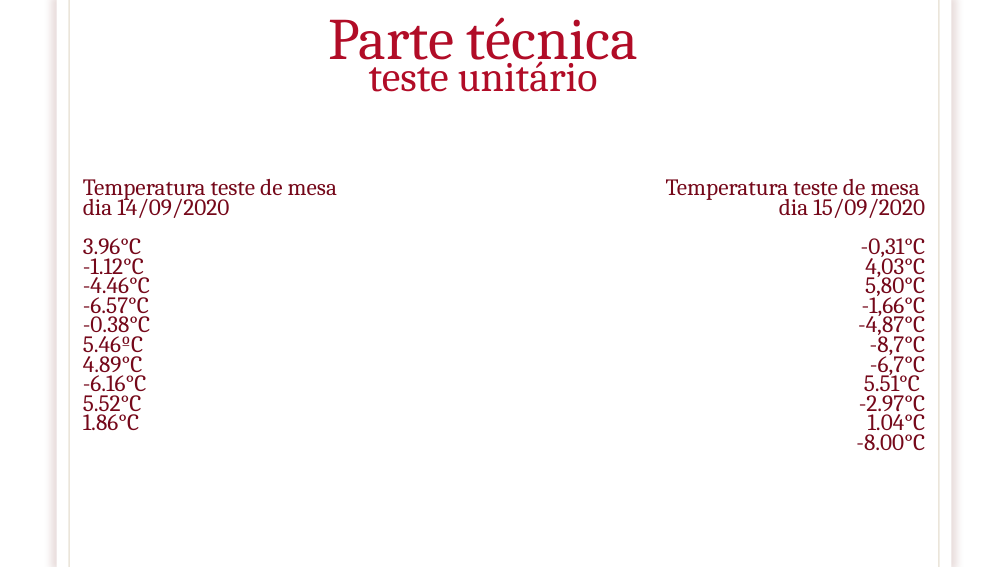
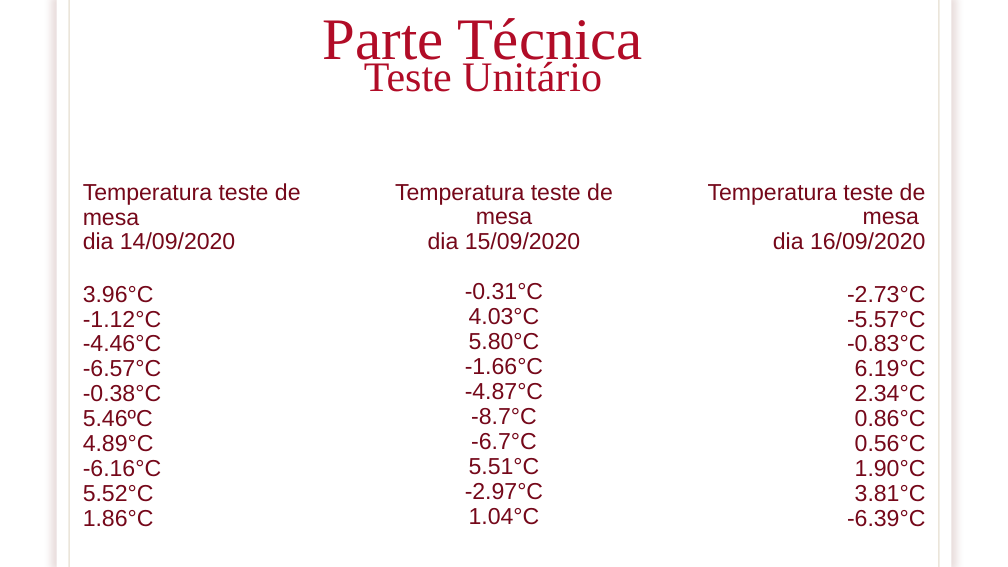
Before and after one commit to DavidRafaelDev/Grupo08ADSB, a slide deck: slide 10 of apresentação projeto P.I.pptx. Drawn at 1008x567 pixels with LibreOffice and Linux fonts; fonts in the diff are those of the drawing; background and template pictures are left out. Boxes give left, top, right and bottom in pixels: in the first picture for what was removed or moved away, otherwise in the second. Text is boxed around its words. In the diff, an @@ line names an element or a change of style, - is before the commit and + after.

```diff
--- a/apresentação projeto P.I.pptx
+++ b/apresentação projeto P.I.pptx
@@ title at (323,18,643,92): text changed; font Cambria to Times New Roman @@
-Parte técnica
-teste unitário
+Parte Técnica
+Teste Unitário
@@ subtitle "Temperatura teste de mesa" at (83,183,301,527): size 22.2 to 22 pt, font Cambria to Arial; line spacing 0.7 to 0.9 @@
@@ text "Temperatura teste de mesa": place and size @@
-text "Temperatura teste de mesa" at (666,179,926,450)
+text "Temperatura teste de mesa" at (395,183,613,525)
@@ text at (395,183,613,525): size 22.2 to 22 pt, font Cambria to Arial in "Temperatura teste de mesa", "dia 15/09/2020", "5.51°C", "-2.97°C" and 1 more places; alignment right to centre; line spacing 0.7 to 0.9 @@
@@ text added at (708,183,926,527), 22 pt, text #75081A @@
+Temperatura teste de mesa
+dia 16/09/2020
+-2.73°C
+-5.57°C
+-0.83°C
+6.19°C
+2.34°C
+0.86°C
+0.56°C
+1.90°C
+3.81°C
+-6.39°C
@@ text at (465,283,543,450): text changed; size 22.2 to 22 pt; font Cambria to Arial @@
--0,31°C
-4,03°C
-5,80°C
--1,66°C
--4,87°C
--8,7°C
--6,7°C
+-0.31°C
+4.03°C
+5.80°C
+-1.66°C
+-4.87°C
+-8.7°C
+-6.7°C
@@ text at (856,429,925,450): paragraph removed @@
--8.00°C
```
Also in this commit, not shown: 11 other slides changed.
